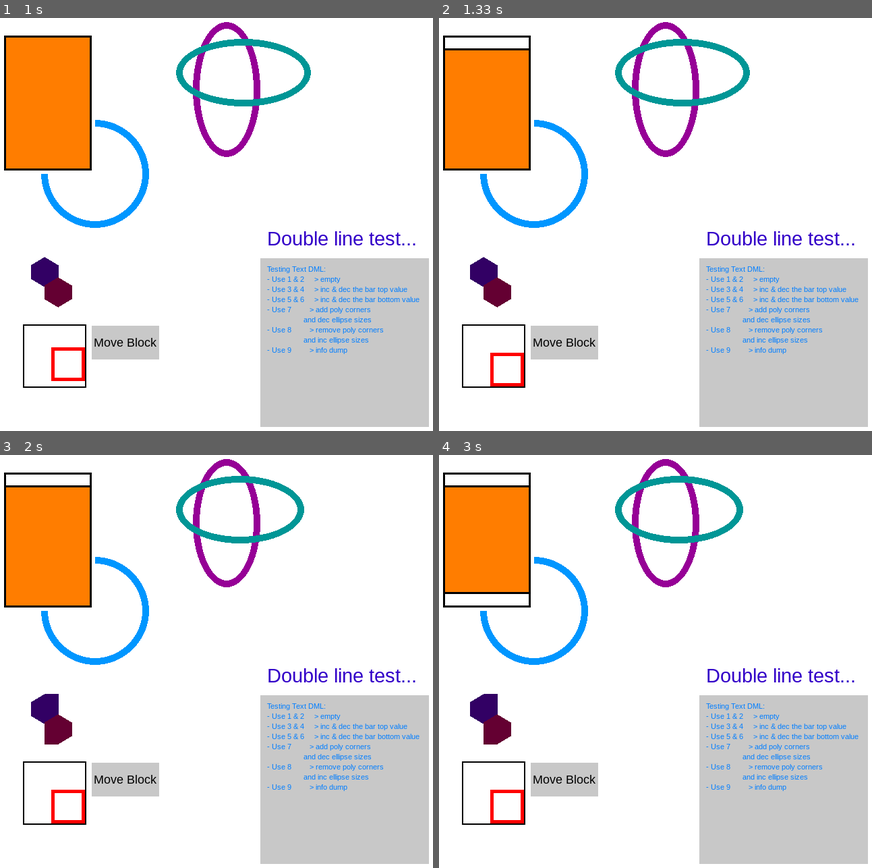
Above: before the commit, frames 1-4 (two rows, left to right).
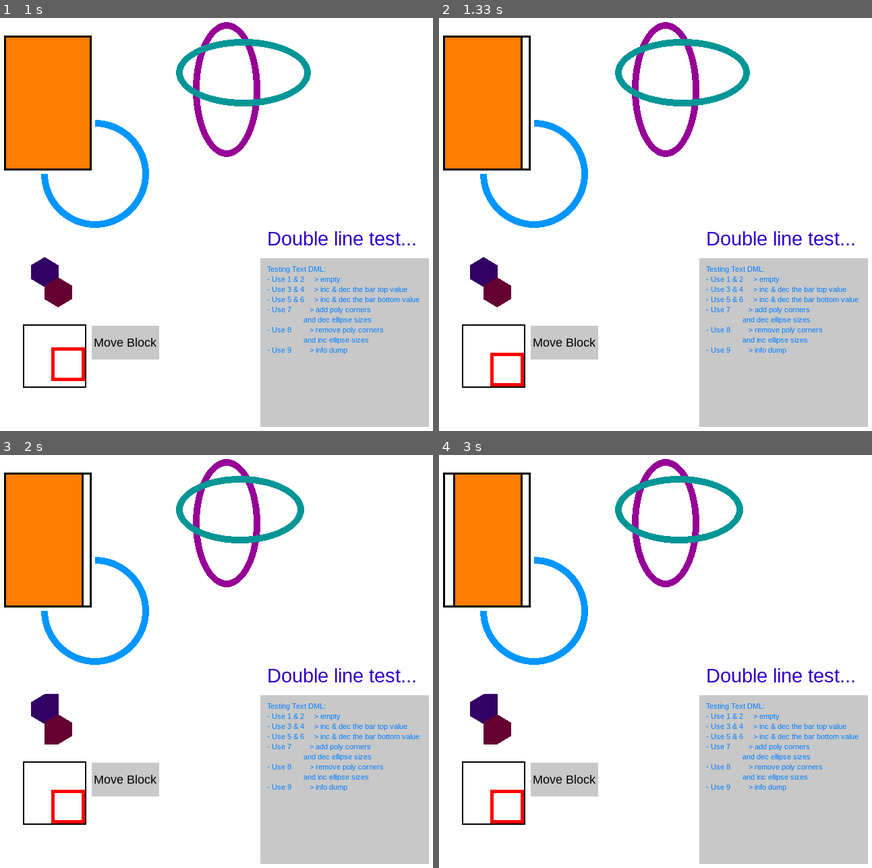
Above: after the commit, the same moments.

Repository: reimerrigtering/PygameUIExtension
Game: pygame game, started from testing.py
Same seed, same stepped clock (60 frames per second), same inputs: the game is played once before the commit and once after it.
Inputs:
- Up to frame 1 (1 s): click "Move Block" at 0.38 s; click "Move Block" at 0.72 s
- Up to frame 2 (1.33 s): tap 4 at 1 s
- Up to frame 3 (2 s): tap 7 at 1.88 s
- Up to frame 4 (3 s): tap 5 at 2.77 s

Frame 1 is identical in both runs. In frame 2, 1.1% of the frame differs, in the area x 1-21%, y 4-37%; in frame 3, 1.1%; in frame 4, 2.1%.

Commit message:
Fixed Bar vibrating top line while moving bottom line

Diff:
--- a/testing.py
+++ b/testing.py
@@ -30,7 +30,7 @@
     dynamic_multi_line=True, margin=20)
 text_surround_rect = Rect(400, 400, 250, 250, color=(200, 200, 200))
 
-bar = Bar(rectangle, bar_color=(255, 125, 0), bar_closed=True, start_fill_side=Placement.BOTTOM)
+bar = Bar(rectangle, bar_color=(255, 125, 0), bar_closed=True, start_fill_side=Placement.LEFT)
 
 moving_block = Rect(50, 500, 50, 50, color=(255, 0, 0), border=20)
 moving_block_sqr = Rect(48, 498, 94, 94, color=(0, 0, 0), border=2)
--- a/ui_classes.py
+++ b/ui_classes.py
@@ -1208,11 +1208,11 @@
 
     def get_bar_size(self) -> tuple[int, int]:
         if self.start_fill_side == Placement.LEFT:
-            return (self.get_bar_width(self.display_range[1] - self.display_range[0]),
+            return (self.get_bar_width(self.display_range[1]) - self.get_bar_width(self.display_range[0]),
                     self.rect.height - 2 * self.bar_border_width)
         else:
             return (self.rect.width - 2 * self.bar_border_width,
-                    self.get_bar_height(self.display_range[1] - self.display_range[0]))
+                    self.get_bar_height(self.display_range[1]) - self.get_bar_height(self.display_range[0]))
 
     def render(self, display: pygame.Surface | None = None) -> None:
         display = display if display is not None else Display.window()
Not shown, changed: TODOs.txt
